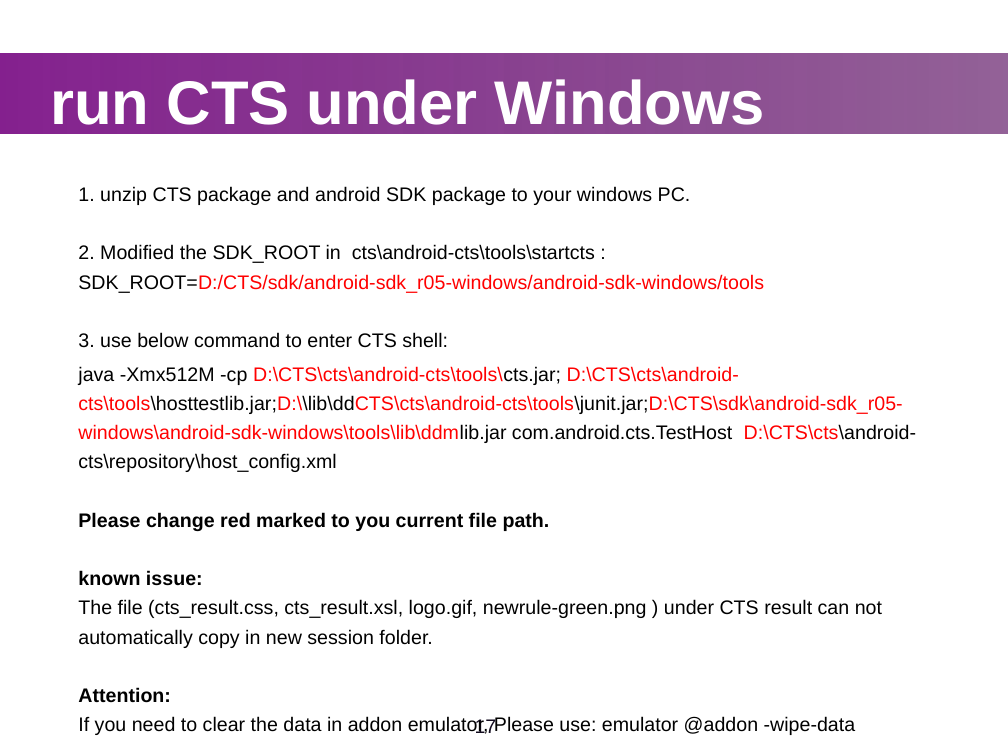
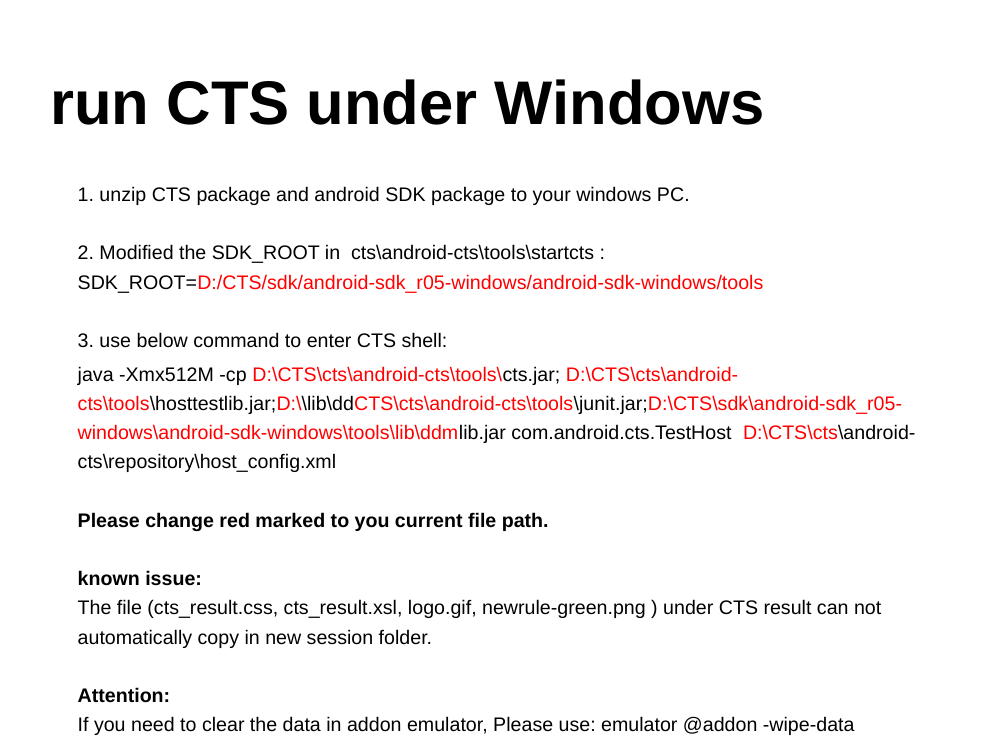
Before and after one commit to widerules/system-information, a slide deck: slide 16 of cts/CTS-training.ppt (slide 17 before the commit). Drawn at 1008x756 pixels with LibreOffice and Linux fonts; fonts in the diff are those of the drawing; background and template pictures are left out. Boxes give left, top, right and bottom in pixels: in the first picture for what was removed or moved away, otherwise in the second. Text is boxed around its words. In the diff, an @@ line names an element or a change of style, - is before the commit and + after.

```diff
--- a/cts/CTS-training.ppt
+++ b/cts/CTS-training.ppt
@@ rectangle removed at (x1=0, y1=53, x2=1008, y2=133) @@
@@ text "run CTS under Windows" at (x1=50, y1=79, x2=765, y2=125): text colour #FFFFFF to #000000 @@
@@ text "1. unzip CTS package and ..." at (x1=78, y1=186, x2=915, y2=735): indent changed @@
@@ page number removed at (x1=475, y1=718, x2=497, y2=734) @@
-17
```
Also in this commit, not shown: 40 other slides changed, 1 slide added, 2 slides removed.
